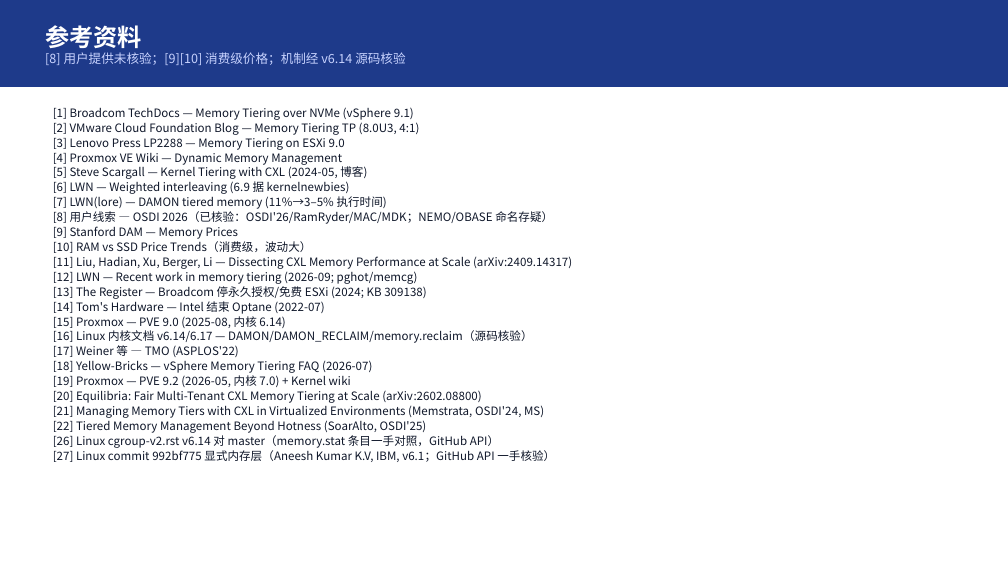
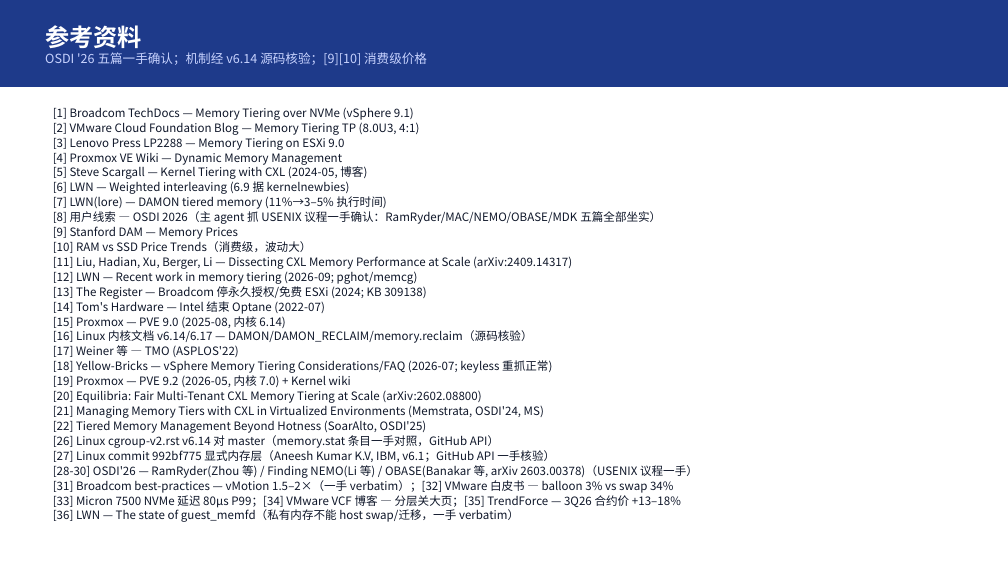
Before and after one commit to turtacn/storm, a slide deck: slide 15 of docs/harness-sop/examples/memory-tiring-p2v/mt-v1.pptx. Drawn at 1008x567 pixels with LibreOffice and Linux fonts; fonts in the diff are those of the drawing. Boxes give left, top, right and bottom in pixels: in the first picture for what was removed or moved away, otherwise in the second. Text is boxed around its words. In the diff, an @@ line names an element or a change of style, - is before the commit and + after.

```diff
--- a/docs/harness-sop/examples/memory-tiring-p2v/mt-v1.pptx
+++ b/docs/harness-sop/examples/memory-tiring-p2v/mt-v1.pptx
@@ text at (x1=45, y1=52, x2=427, y2=65): text changed @@
-[8] 用户提供未核验；[9][10] 消费级价格；机制经 v6.14 源码核验
+OSDI '26 五篇一手确认；机制经 v6.14 源码核验；[9][10] 消费级价格
@@ text at (x1=53, y1=211, x2=661, y2=224): text changed @@
-[8] 用户线索 — OSDI 2026（已核验：OSDI'26/RamRyder/MAC/MDK；NEMO/OBASE 命名存疑）
+[8] 用户线索 — OSDI 2026（主 agent 抓 USENIX 议程一手确认：RamRyder/MAC/NEMO/OBASE/MDK 五篇全部坐实）
@@ text at (x1=53, y1=360, x2=552, y2=373): text changed @@
-[18] Yellow-Bricks — vSphere Memory Tiering FAQ (2026-07)
+[18] Yellow-Bricks — vSphere Memory Tiering Considerations/FAQ (2026-07; keyless 重抓正常)
@@ text at (x1=53, y1=465, x2=698, y2=522): paragraphs added @@
+[28-30] OSDI'26 — RamRyder(Zhou 等) / Finding NEMO(Li 等) / OBASE(Banakar 等, arXiv 2603.00378)（USENIX 议程一手）
+[31] Broadcom best-practices — vMotion 1.5–2×（一手 verbatim）；[32] VMware 白皮书 — balloon 3% vs swap 34%
+[33] Micron 7500 NVMe 延迟 80µs P99；[34] VMware VCF 博客 — 分层关大页；[35] TrendForce — 3Q26 合约价 +13–18%
+[36] LWN — The state of guest_memfd（私有内存不能 host swap/迁移，一手 verbatim）
```
Also in this commit, not shown: 6 other slides changed.
